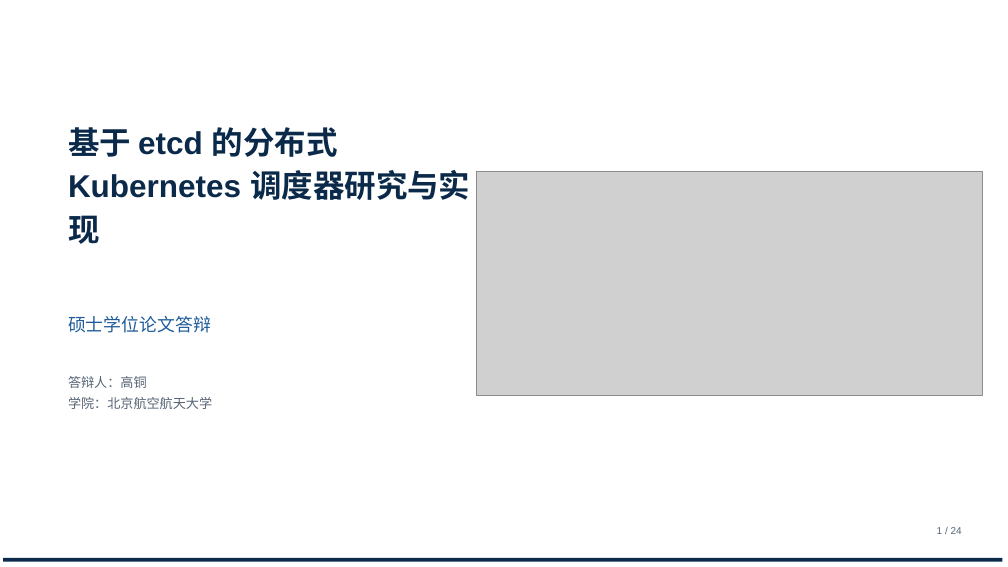
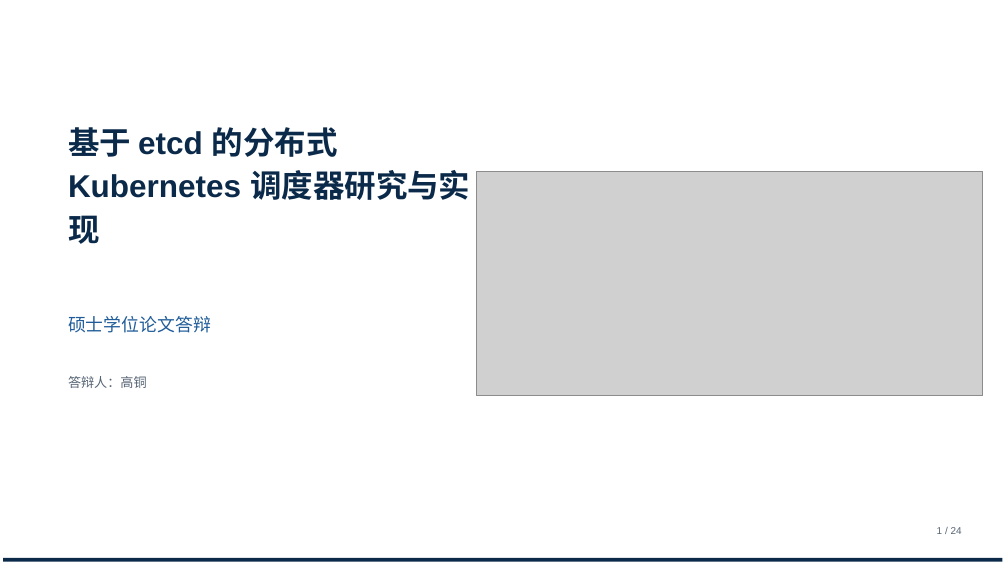
Before and after one commit to tengfei86/godel-scheduler, a slide deck: slide 1 of docs/thesis/defense/答辩PPT-基于etcd的分布式Kubernetes调度器.pptx. Drawn at 1008x567 pixels with LibreOffice and Linux fonts; fonts in the diff are those of the drawing; grey boxes stand for pictures. Boxes give left, top, right and bottom in pixels: in the first picture for what was removed or moved away, otherwise in the second. Text is boxed around its words. In the diff, an @@ line names an element or a change of style, - is before the commit and + after.

```diff
--- a/docs/thesis/defense/答辩PPT-基于etcd的分布式Kubernetes调度器.pptx
+++ b/docs/thesis/defense/答辩PPT-基于etcd的分布式Kubernetes调度器.pptx
@@ text at bbox=[68, 397, 212, 409]: paragraph removed @@
-学院：北京航空航天大学
```
Also in this commit, not shown: 1 other slide changed, 2 other files.
